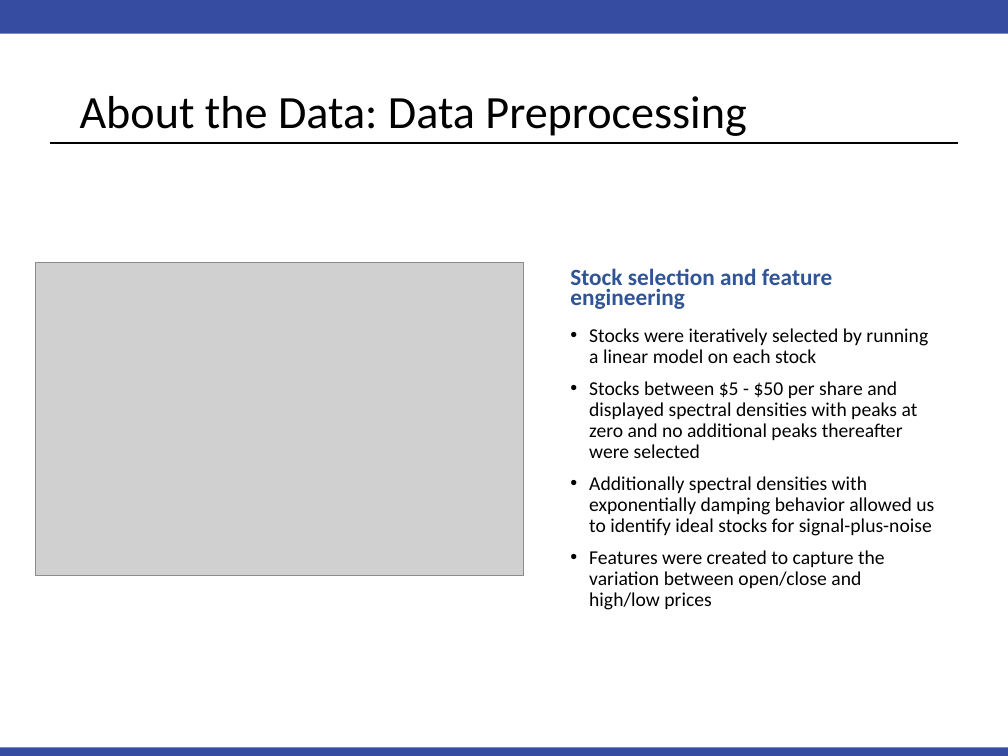
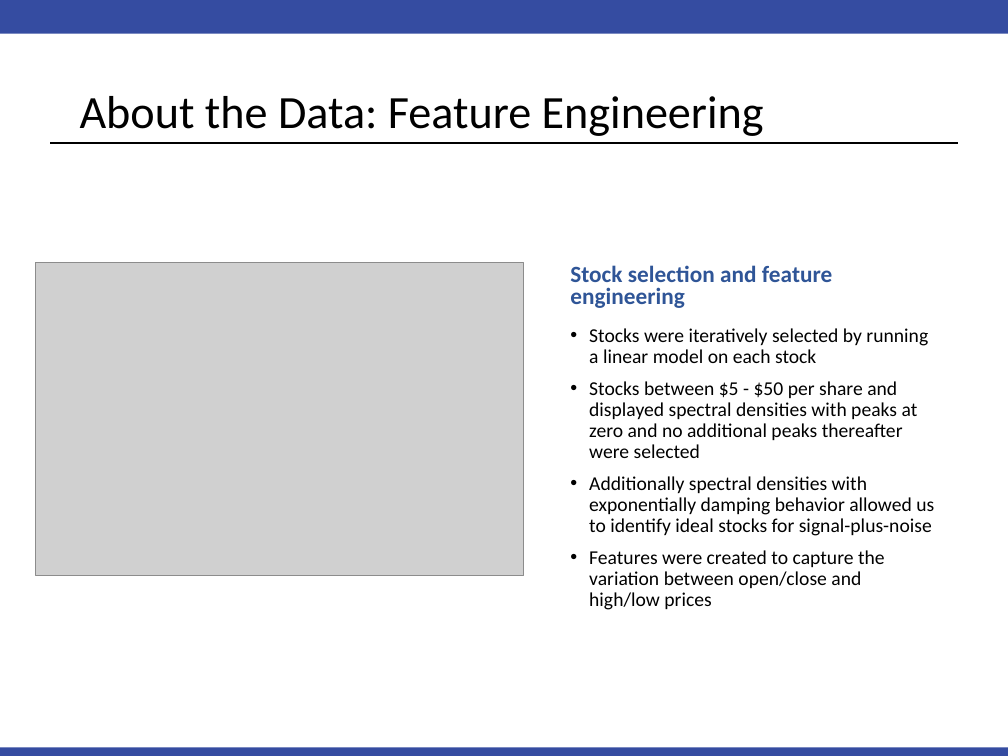
Before and after one commit to PaulAdams4361/Time-Series-Project, a slide deck: slide 5 of FinalPresentation.pptx (slide 4 before the commit). Drawn at 1008x756 pixels with LibreOffice and Linux fonts; fonts in the diff are those of the drawing; grey boxes stand for pictures. Boxes give left, top, right and bottom in pixels: in the first picture for what was removed or moved away, otherwise in the second. Text is boxed around its words. In the diff, an @@ line names an element or a change of style, - is before the commit and + after.

```diff
--- a/FinalPresentation.pptx
+++ b/FinalPresentation.pptx
@@ title at <box>80,96,764,136</box>: text changed @@
-About the Data: Data Preprocessing
+About the Data: Feature Engineering
@@ text "Stock selection and feature engineering" at <box>570,265,832,308</box>: line spacing 0.7 to 0.8 @@
```
Also in this commit, not shown: 4 other slides changed.
